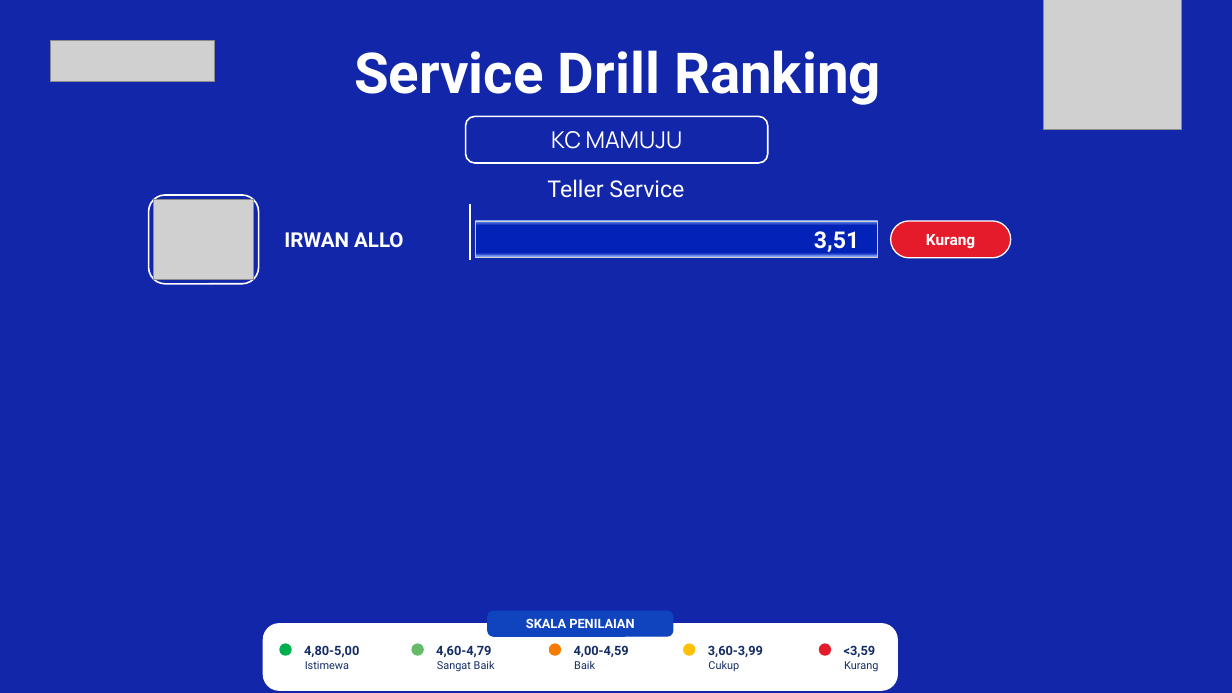
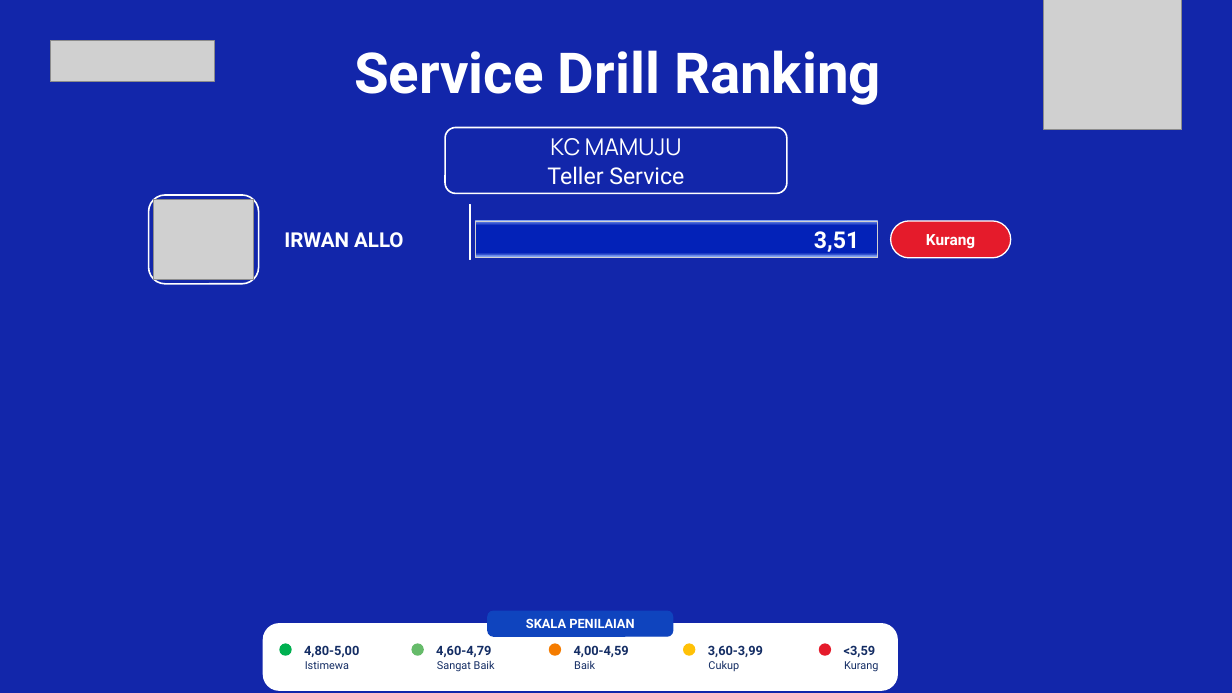
Before and after one commit to hengkiyudijanto/btn-sip, a slide deck: slide 2 of ranking-nyata.pptx. Drawn at 1232x693 pixels with LibreOffice and Linux fonts; fonts in the diff are those of the drawing; grey boxes stand for pictures; background and template pictures are left out. Boxes give left, top, right and bottom in pixels: in the first picture for what was removed or moved away, otherwise in the second. Text is boxed around its words. In the diff, an @@ line names an element or a change of style, - is before the commit and + after.

Commit message:
Ranking PPTX: samakan posisi & font dengan file referensi
Dibandingkan elemen per elemen (scripts/banding-tata-letak.py) antara slide
referensi dan slide aplikasi. Yang diperbaiki:

1. TINGGI KOTAK NAMA CABANG: 0,505 -> 0,713 inci, lebar 3,271 -> 3,699,
   x 5,039 -> 4,817 -- mengikuti Rectangle 39 di referensi. Radius sudut
   0,114 (16% dari tinggi, sama seperti referensi).

2. FONT NAMA POSISI: Aptos -> Aptos Display. Di referensi teks ini memakai
   typeface +mj-lt (font tema), yang di theme1.xml bernilai Aptos Display.
   Slot font referensi: 38x Aptos, 5x Poppins, 1x +mj-lt, dan yang +mj-lt
   itu justru nama posisi.

3. UKURAN HALAMAN: 13,3333 -> 12192000/914400 inci supaya cx/cy identik
   dengan referensi (selisih 0 EMU, sebelumnya 30 EMU).

4. shrinkText DIMATIKAN di 6 tempat. Opsi itu membuat PowerPoint
   mengecilkan teks otomatis sehingga ukuran font yang tampil bisa berbeda
   dari yang diset; referensi juga tidak memakainya.

Akibat shrinkText mati, teks nama cabang dan nama posisi tidak bisa lagi
bertumpuk di area yang sama. Kotak nama cabang tetap setinggi referensi
(0,713) tapi digeser ke y 1,380 supaya tidak menabrak baris data (mulai
2,110), dan ruangnya dibagi dua rata: nama cabang di atas, nama posisi di
bawah. Diperiksa: tidak ada tumpang tindih, tidak meluber.

Skrip baru: scripts/banding-tata-letak.py (bandingkan tata letak dan font
dua slide PPTX), scripts/bagi-kop.py, scripts/perbaiki-kop.py.

127 unit test lulus.

```diff
--- a/ranking-nyata.pptx
+++ b/ranking-nyata.pptx
@@ text "KC MAMUJU": place and size @@
-text "KC MAMUJU" at bbox=[551, 131, 683, 149]
+text "KC MAMUJU" at bbox=[550, 138, 682, 156]
@@ rounded rectangle: place and size @@
-rounded rectangle at bbox=[466, 116, 768, 164]
+rounded rectangle at bbox=[445, 128, 787, 193]
@@ rounded rectangle at bbox=[445, 128, 787, 193]: proportions changed @@
@@ text "Teller Service": place and size @@
-text "Teller Service" at bbox=[547, 179, 684, 198]
+text "Teller Service" at bbox=[547, 166, 684, 185]
```
Also in this commit, not shown: 1 other slide changed, 9 other files.
